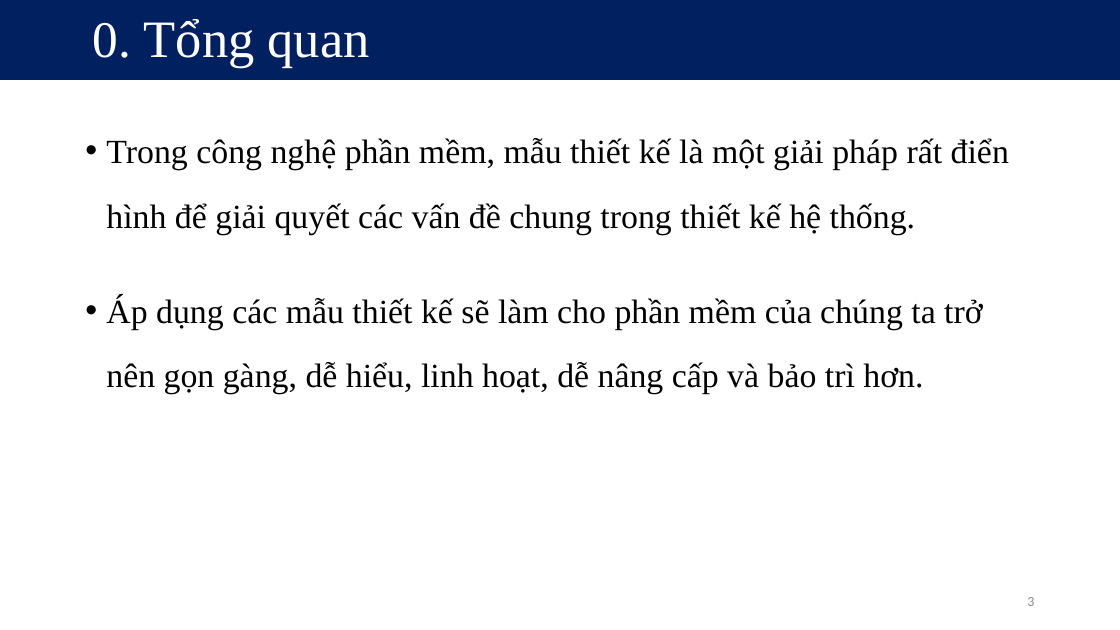
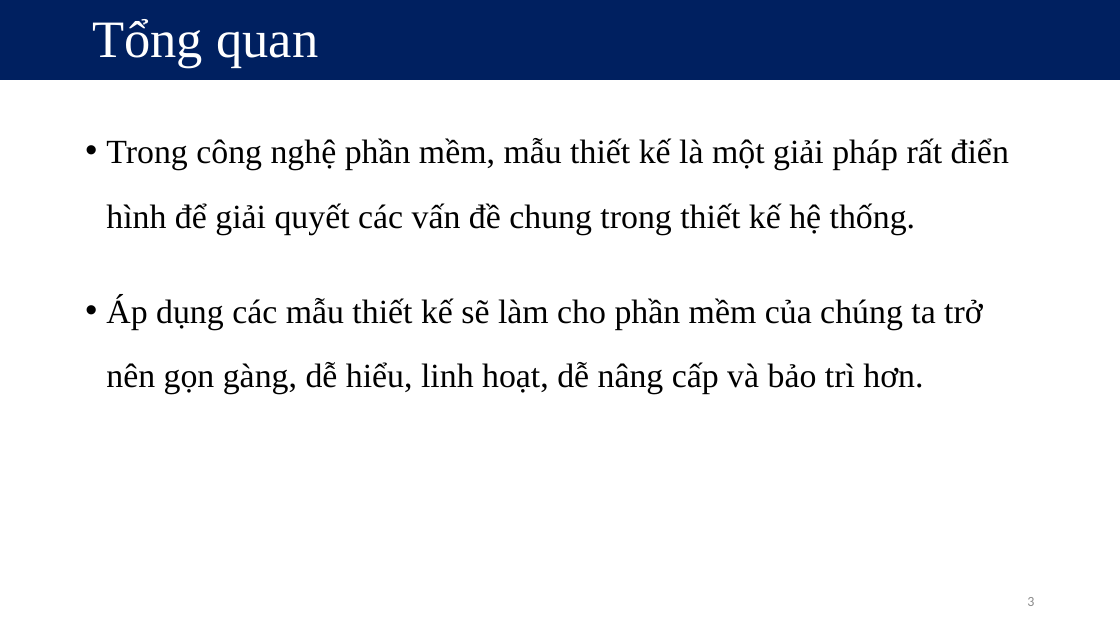
Before and after one commit to kieuconghau/lthdt-18clc1-09, a slide deck: slide 3 of Design Patterns/Design Patterns [Official]/Visitor/Visitor Design Pattern [Official].pptx. Drawn at 1120x630 pixels with LibreOffice and Linux fonts; fonts in the diff are those of the drawing. Boxes give left, top, right and bottom in pixels: in the first picture for what was removed or moved away, otherwise in the second. Text is boxed around its words. In the diff, an @@ line names an element or a change of style, - is before the commit and + after.

```diff
--- a/Design Patterns/Design Patterns [Official]/Visitor/Visitor Design Pattern [Official].pptx
+++ b/Design Patterns/Design Patterns [Official]/Visitor/Visitor Design Pattern [Official].pptx
@@ title at <box>92,19,318,67</box>: text changed @@
-0. Tổng quan
+Tổng quan
```
Also in this commit, not shown: 36 other slides changed, 38 other files.
